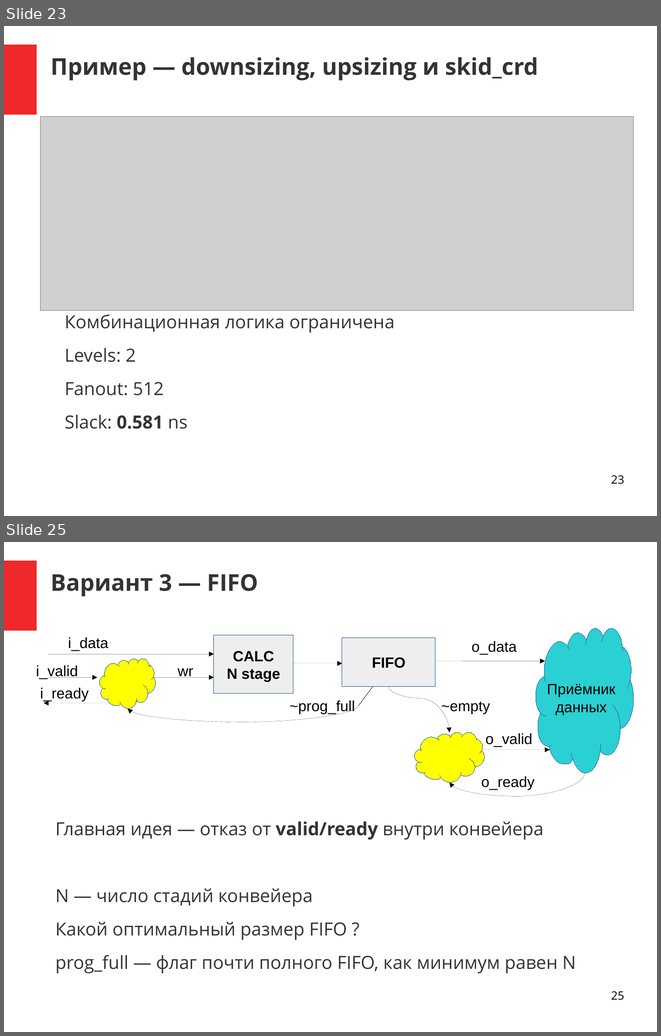
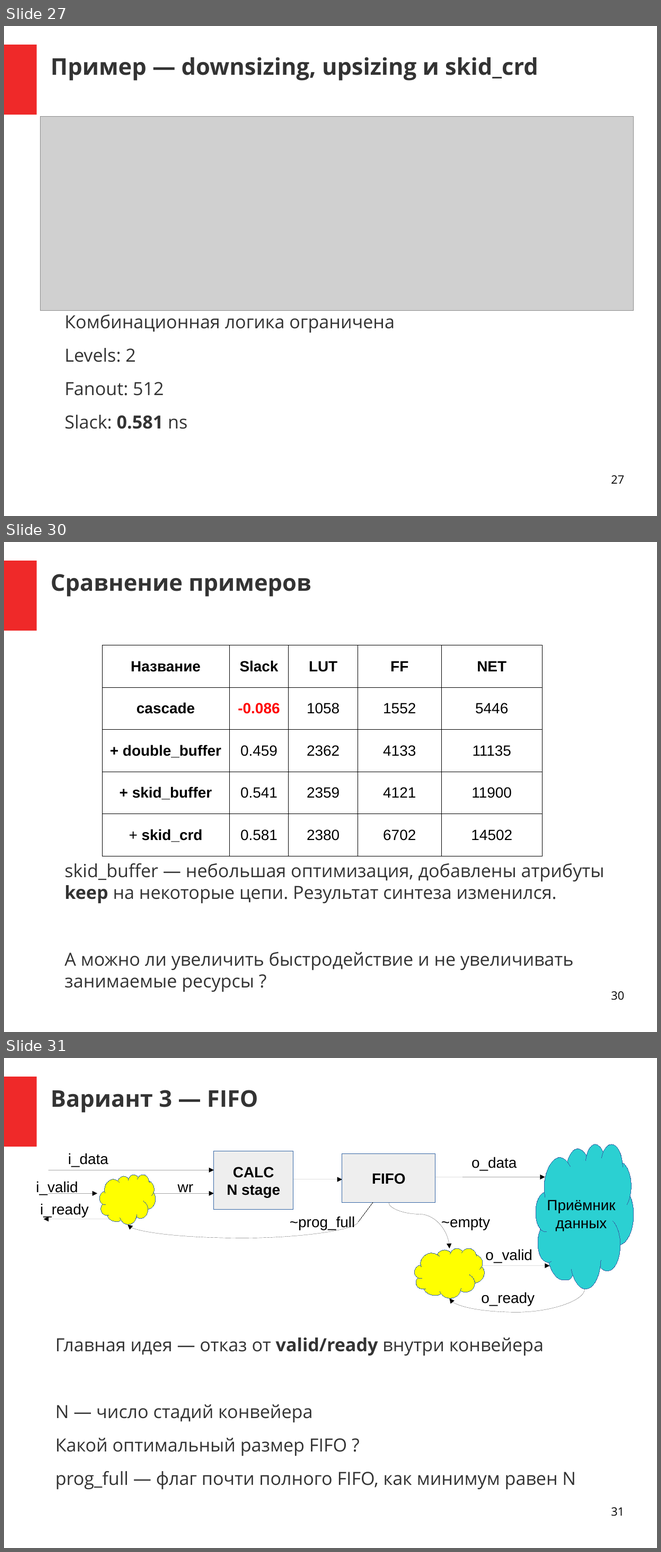
Before and after one commit to DigitalDesignSchool/2021dev, a slide deck: examples/presentation/pr_1.odp. Shown one above the other, each under a label of ours: slides 23 and 25 before the commit, slides 27, 30 and 31 after it; the slides between them are not shown. The pictures are 661x1036 and 661x1552 pixels, drawn with LibreOffice and Linux fonts; fonts in the diff are those of the drawing; grey boxes stand for pictures. Boxes give left, top, right and bottom in pixels: in the first picture for what was removed or moved away, otherwise in the second. Text is boxed around its words. In the diff, an @@ line names an element or a change of style, - is before the commit and + after.

Commit message:
Add double_buffer

```diff
--- a/examples/presentation/pr_1.odp
+++ b/examples/presentation/pr_1.odp
@@ slide 30 added at <box>4,542,657,1032</box>, background #FFFFFF; not listed: 1 template element that a slide beside it also shows @@
@@ title added at <box>51,574,311,597</box>, 28 pt, text #333333, bold @@
+Сравнение примеров
@@ table added at <box>103,645,542,856</box>, 5 rows, 5 columns @@
+Название | Slack | LUT | FF | NET
+cascade | -0.086 | 1058 | 1552 | 5446
++ double_buffer | 0.459 | 2362 | 4133 | 11135
++ skid_buffer | 0.541 | 2359 | 4121 | 11900
++ skid_crd | 0.581 | 2380 | 6702 | 14502
@@ text added at <box>64,863,604,992</box>, 22 pt, text #333333 @@
+skid_buffer — небольшая оптимизация, добавлены атрибуты keep на некоторые цепи. Результат синтеза изменился.
+А можно ли увеличить быстродействие и не увеличивать занимаемые ресурсы ?
@@ page number added at <box>611,991,624,1000</box>, 14 pt, text #000000 @@
+30
@@ what was slide 23 is now slide 27 @@
@@ page number at <box>611,475,624,483</box>: text changed @@
-23
+27
@@ what was slide 25 is now slide 31 @@
@@ page number at <box>611,1507,624,1516</box>: text changed @@
-25
+31
```
Also in this commit, not shown: 6 slides changed, 5 other slides added, 22 other files.
